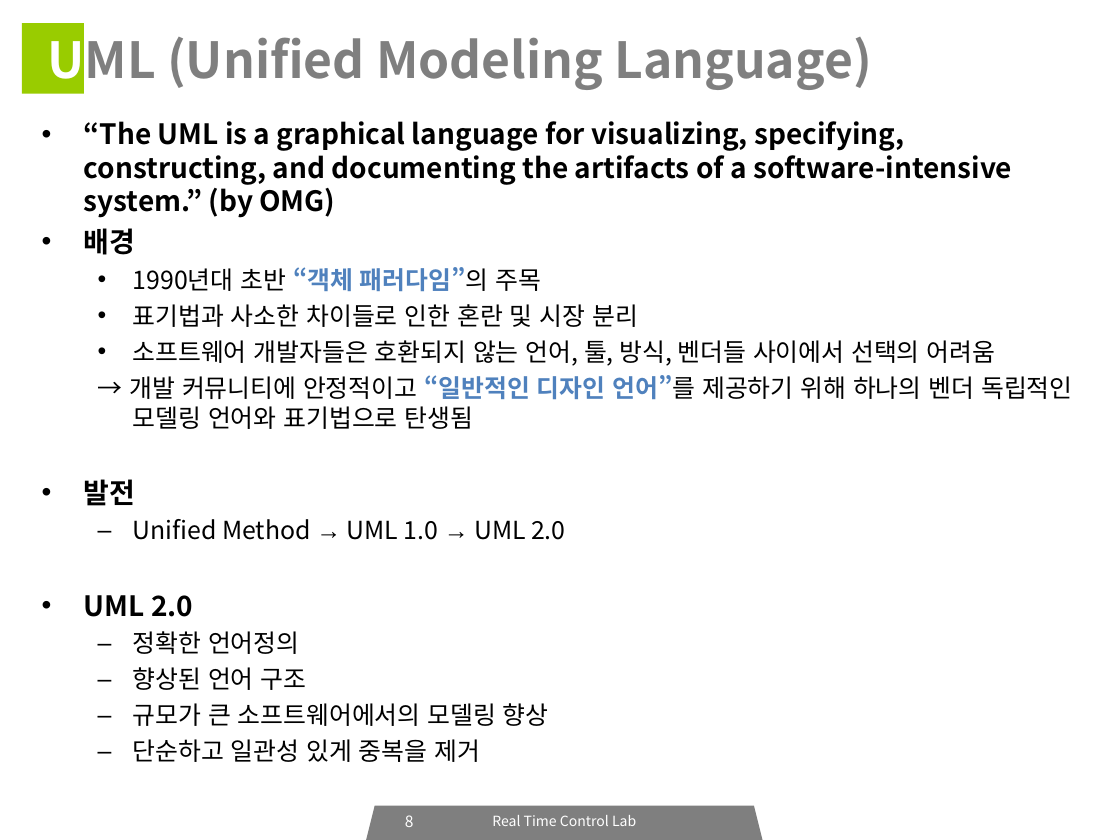
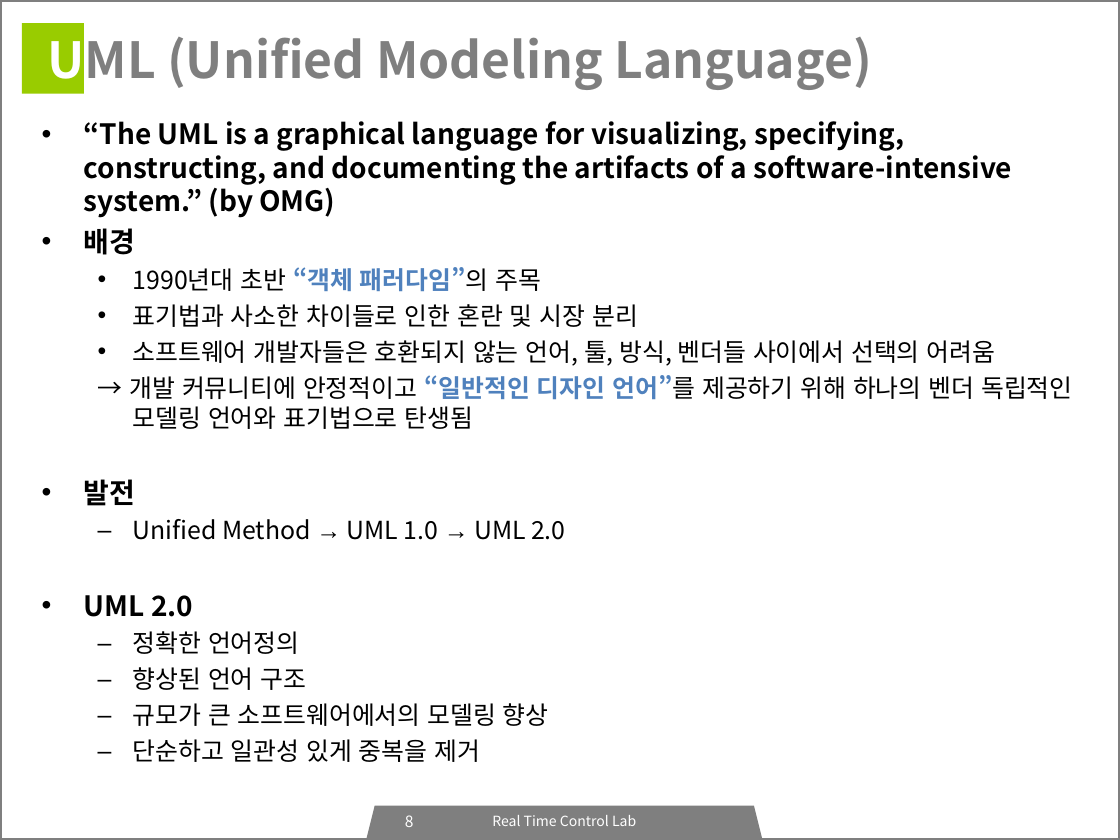
Before and after one commit to icarosss/RTCLAB, a slide deck: slide 8 of RTCLAB_세미나_03.ppt. Drawn at 1120x840 pixels with LibreOffice and Linux fonts; fonts in the diff are those of the drawing. Boxes give left, top, right and bottom in pixels: in the first picture for what was removed or moved away, otherwise in the second. Text is boxed around its words. In the diff, an @@ line names an element or a change of style, - is before the commit and + after.

```diff
--- a/RTCLAB_세미나_03.ppt
+++ b/RTCLAB_세미나_03.ppt
@@ rectangle added at (0,0,1120,840), outline #7F7F7F 2.01 pt @@
```
Also in this commit, not shown: 19 other slides changed.
